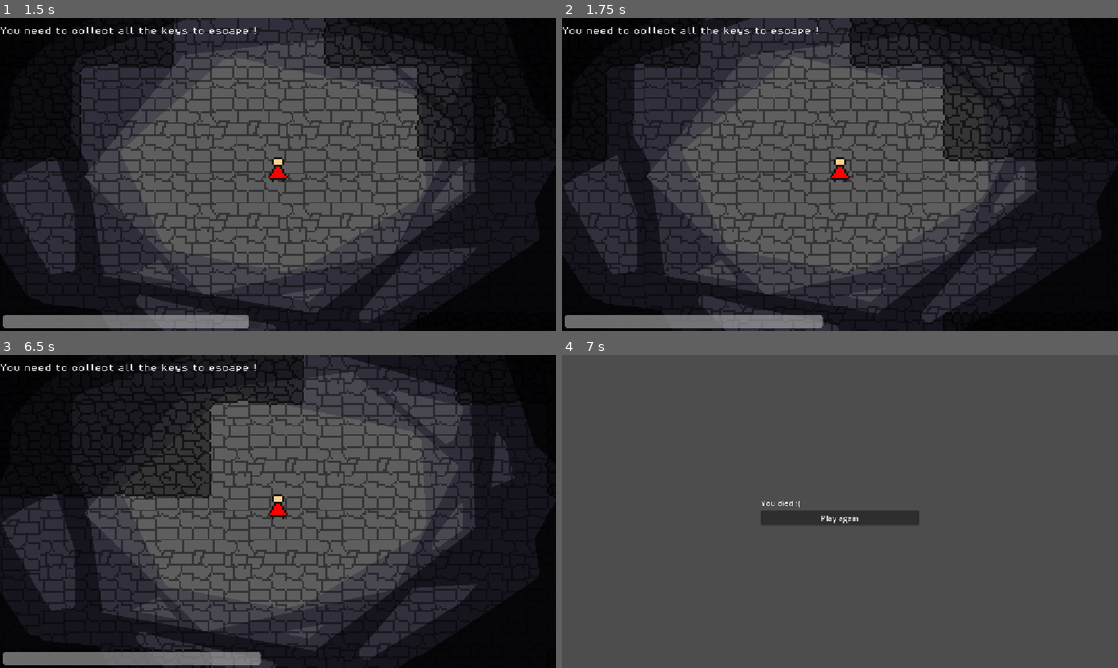
Above: before the commit, frames 1-4 (two rows, left to right).
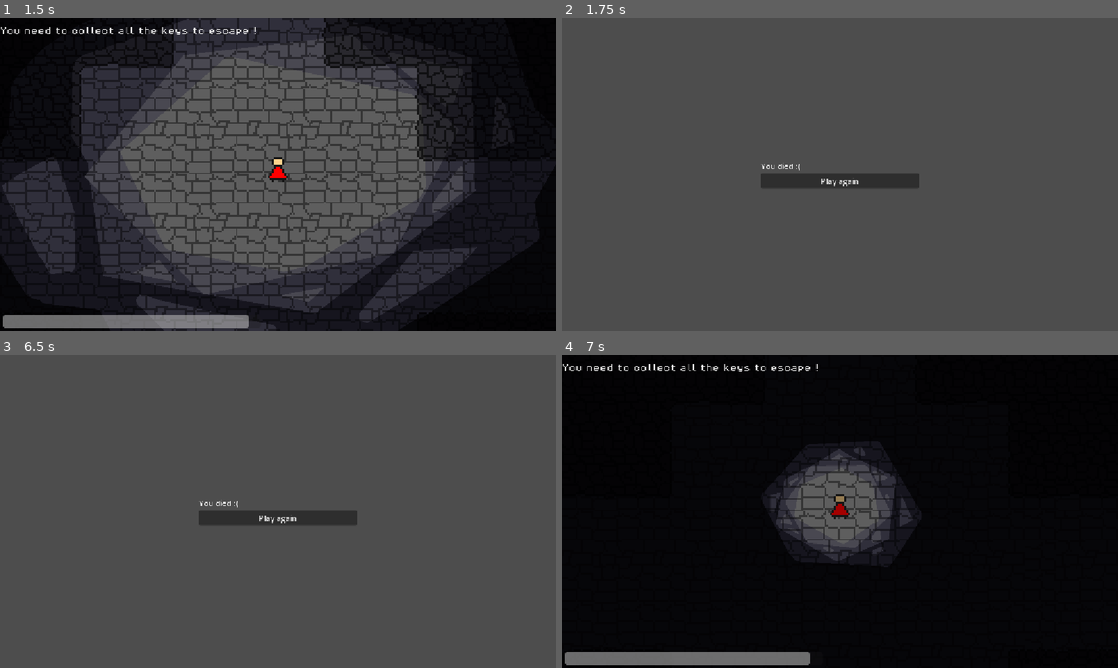
Above: after the commit, the same moments.

Repository: lethargii/bbqjam2026
Game: Godot game, scene res://Menus/main_menu.tscn
The game is run twice, just before and just after one commit, with the same random seed, the same clock (stepped at 60 frames per second) and the same inputs.
Inputs (mouse positions are in pixels of both pictures, inside the frame that each line leads up to):
- Up to frame 1 (1.5 s): click "Start" at 0.5 s; tap Enter at 1.25 s; hold D (move right) from 1.28 s (still down); tap E (useMatch) at 1.35 s
- Up to frame 2 (1.75 s): keep holding D (move right)
- Up to frame 3 (6.5 s): release D (move right) at 2 s; click "Play again" at 2 s; tap Space at 2.75 s; hold S (move down) 2.78-3.53 s; tap E (useMatch) every 0.75 s from 2.85 to 5.85 s; hold D (move right) 3.53-4.28 s; hold W (move up) 4.28-5.03 s; hold A (move left) from 5.03 s (still down)
- Up to frame 4 (7 s): release A (move left) at 6.5 s; click (840, 517) at 6.5 s, where only the run after the commit has a clickable "Play again"

Frame 1 is identical in both runs. In frame 2, 68% of the frame differs, in the area x 0-100%, y 0-100%; in frame 3, 68%; in frame 4, 97%.

Commit message:
recup value anger

Diff:
--- a/entity/enemy.gd
+++ b/entity/enemy.gd
@@ -19,7 +19,7 @@
 		if anger>10:
 			%Player.die()
 	else:
-		anger-=_delta*5
+		anger-=_delta*2
 
 func _physics_process(delta: float) -> void:
 		velocity = delta * SPEED * move
